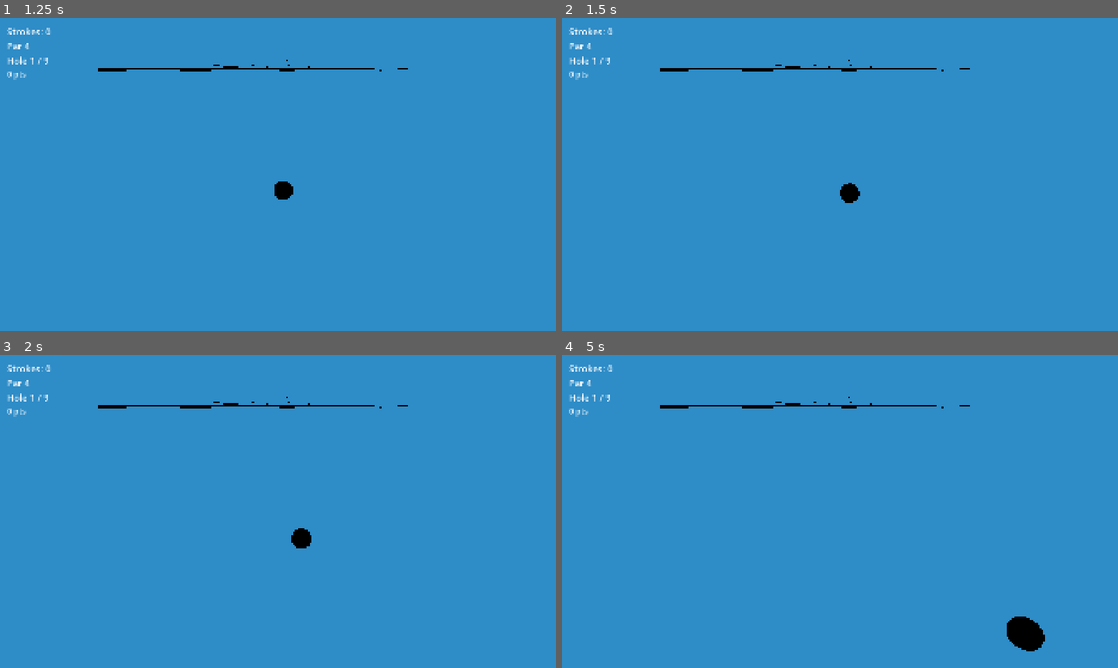
Above: before the commit, frames 1-4 (two rows, left to right).
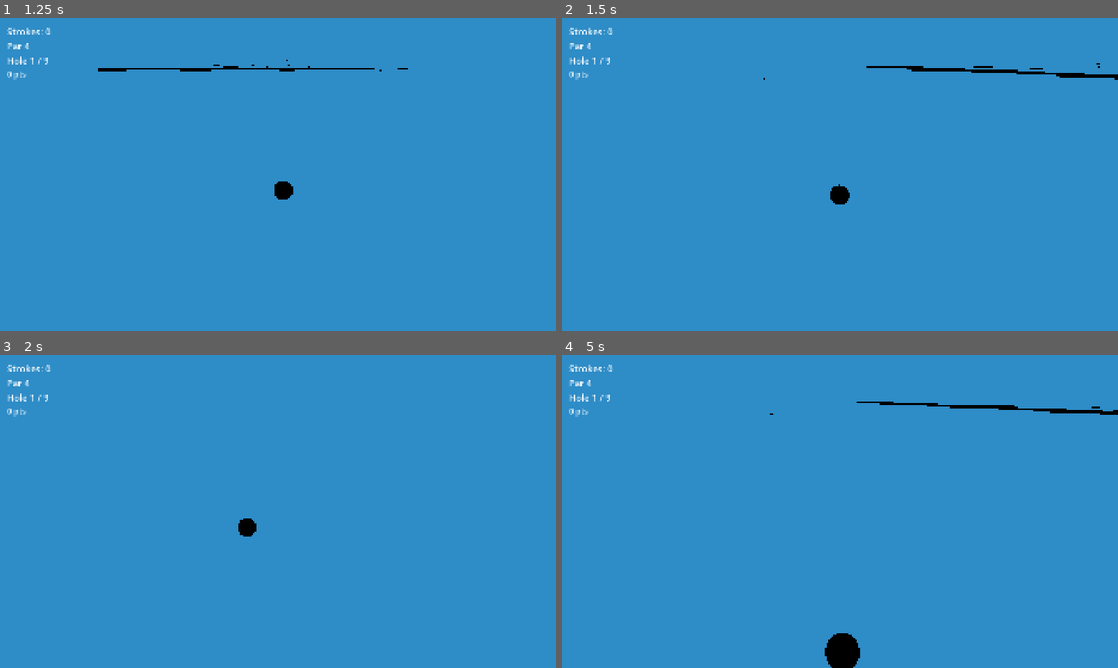
Above: after the commit, the same moments.

Repository: bblarney/androidgolfgame
Game: Godot game, scene res://scenes/hole.tscn
Same seed, same stepped clock (60 frames per second), same inputs: the game is played once before the commit and once after it.
Inputs (mouse positions are in pixels of both pictures, inside the frame that each line leads up to):
- Up to frame 1 (1.25 s): tap Enter at 0.5 s; move the mouse to (400, 158) at 0.52 s; click (400, 158) at 0.67 s
- Up to frame 2 (1.5 s): drag from (728, 190) to (812, 237) at 1.27 s
- Up to frame 3 (2 s): no input
- Up to frame 4 (5 s): move the mouse to (895, 442) at 2.02 s; click (895, 442) at 2.17 s; drag from (812, 574) to (673, 464) at 2.77 s; move the mouse to (1006, 558) at 3.52 s; click (1006, 558) at 3.67 s; drag from (673, 464) to (756, 433) at 4.27 s

Frame 1 is identical in both runs. In frame 2, 1.0% of the frame differs, in the area x 17-100%, y 13-60%; in frame 3, 0.7%; in frame 4, 2.0%, in the area x 17-100%, y 13-100%.
Error before the commit: Parse Error: Function "deg_to_radf()" not found in base self. (res://scripts/input_handler.gd:70)

Commit message:
Fix deg_to_radf -> deg_to_rad

Diff:
--- a/scripts/input_handler.gd
+++ b/scripts/input_handler.gd
@@ -67,9 +67,9 @@
 
 	var power       : float   = clampf(drag, 0.0, MAX_DRAG) / MAX_DRAG
 	var flat_dir    : Vector3 = _camera.get_aim_direction()
-	var launch_rad  : float   = deg_to_radf(44.0)
+	var launch_rad  : float   = deg_to_rad(44.0)
 	var spread_deg  : float   = EquipmentManager.get_equipped_club().get("spread", 8.0)
-	var spread_rad  : float   = deg_to_radf(randf_range(-spread_deg * 0.5, spread_deg * 0.5))
+	var spread_rad  : float   = deg_to_rad(randf_range(-spread_deg * 0.5, spread_deg * 0.5))
 
 	flat_dir = flat_dir.rotated(Vector3.UP, spread_rad)
 	var direction := Vector3(
